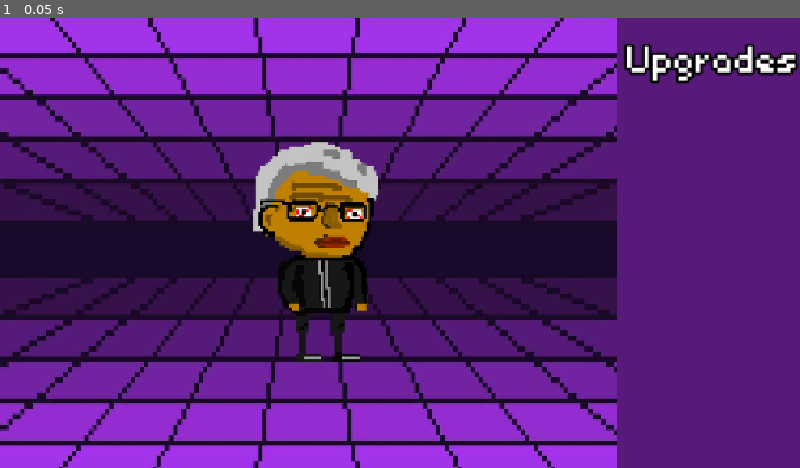
Above: before the commit, frame 1.
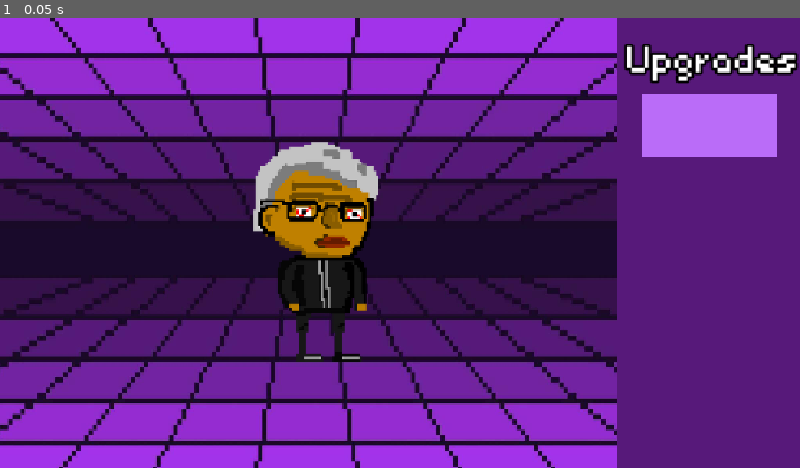
Above: after the commit, the same moment.

Repository: rehan-kasim/LeatherJacket-Clicker
Game: Godot game, scene res://Scenes/game.tscn
Two runs of this game, one before a commit and one after it. Both use one fixed random seed, a clock stepped at 60 frames per second and the inputs below.
Inputs:
- Up to frame 1 (0.05 s): no input

The runs differ from the first frame. In frame 1, 2.4% of the frame differs, in the area x 80-98%, y 16-31%.

Commit message:
made upgrade template

Diff:
--- a/Scenes/game.tscn
+++ b/Scenes/game.tscn
@@ -4,6 +4,7 @@
 [ext_resource type="FontFile" uid="uid://cgs4i01iy3ten" path="res://Assets/Axolotl.ttf" id="2_wrm1d"]
 [ext_resource type="AudioStream" uid="uid://b07on8uxpam66" path="res://Assets/bg-music.mp3" id="3_wrm1d"]
 [ext_resource type="PackedScene" uid="uid://c3xonji5o3aql" path="res://Scenes/leather_jacket_ceo.tscn" id="4_3dryh"]
+[ext_resource type="PackedScene" uid="uid://bcjg4pnwbfjmt" path="res://Scenes/upgrade_template.tscn" id="5_wowpa"]
 
 [sub_resource type="LabelSettings" id="LabelSettings_wbyq8"]
 font = ExtResource("2_wrm1d")
@@ -47,3 +48,10 @@
 
 [node name="Leather-Jacket-CEO" parent="." unique_id=902456 instance=ExtResource("4_3dryh")]
 position = Vector2(449, 321)
+
+[node name="Upgrade-template" parent="." unique_id=1204393256 instance=ExtResource("5_wowpa")]
+layout_mode = 0
+offset_left = 924.0
+offset_top = 110.0
+offset_right = 1119.0
+offset_bottom = 201.0
--- /dev/null
+++ b/Scenes/upgrade_template.tscn
@@ -0,0 +1,8 @@
+[gd_scene format=3 uid="uid://bcjg4pnwbfjmt"]
+
+[node name="Upgrade-template" type="ColorRect" unique_id=1204393256]
+offset_left = 241.0
+offset_top = 122.0
+offset_right = 436.0
+offset_bottom = 213.0
+color = Color(0.7294118, 0.42352942, 0.972549, 1)
